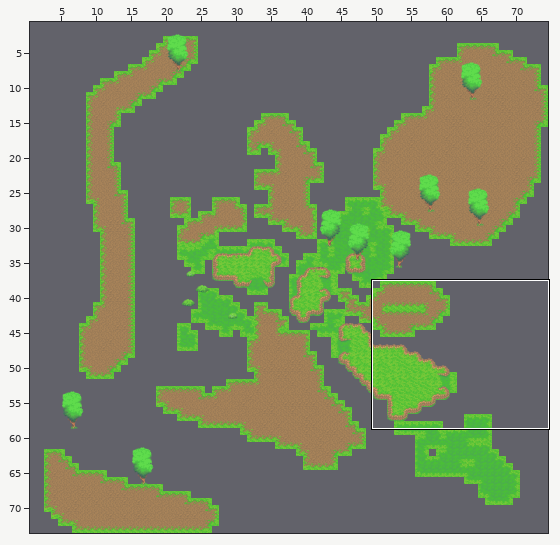
A Tiled map gets an edit: UnForest/Assets/sem título.tmx. Above, an overview of the earlier version with the close-up marked.
Close-up. First the earlier version:
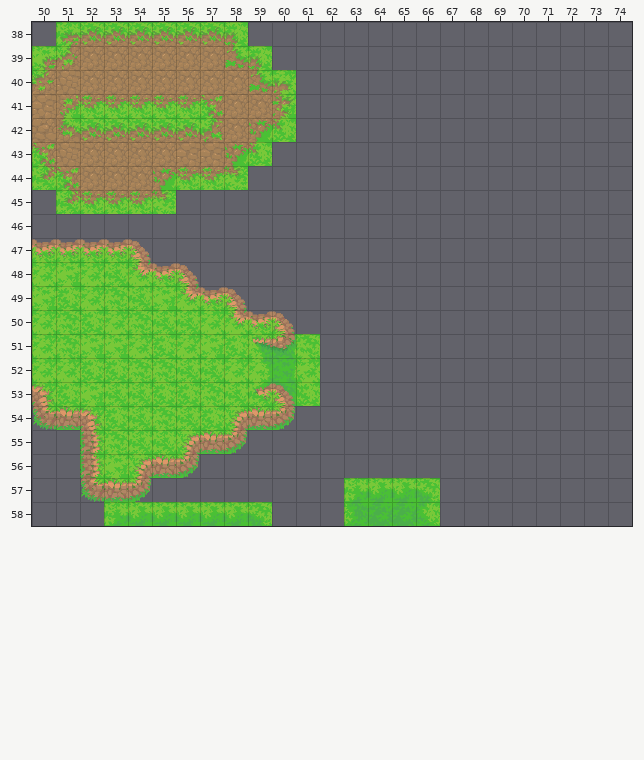
Cells are 32x32 px. Shown: x 50..74, y 38..58. The commit also changed other parts of the map, which this record leaves out. Not drawn, because the pictures are missing: unchanged layer "base grass".
After the commit:
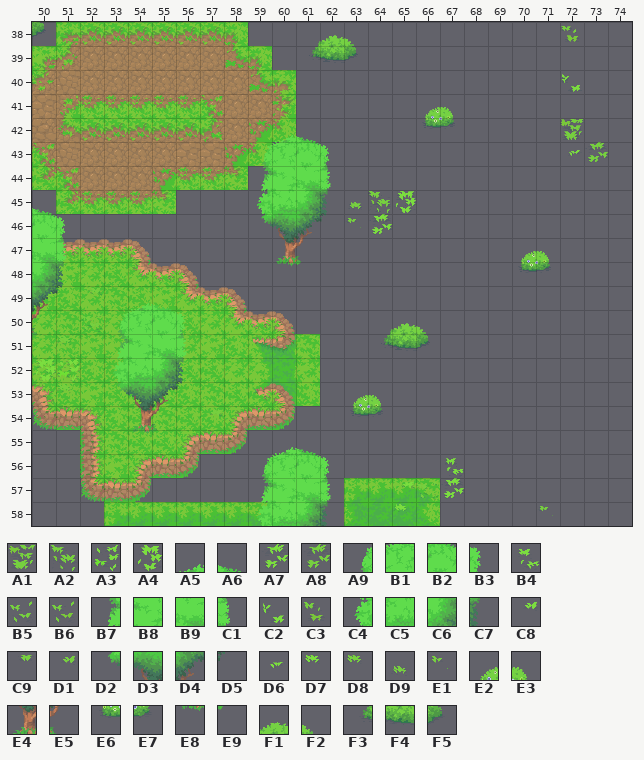
Key: from "Tilesets and props Demo": A1 226, A2 227, A3 246, A4 247, A5 269, A6 270, A7 273, A8 279, A9 294, B1 295, B2 296, B3 297, B4 298, B5 305, B6 307, B7 320, B8 321, B9 322, C1 323, C2 328, C3 332, C4 346, C5 347, C6 348, C7 349, C8 354, C9 357, D1 360, D2 372, D3 373, D4 374, D5 375, D6 376, D7 377, D8 383, D9 385, E1 386, E2 396, E3 397, E4 399, E5 400, E6 422, E7 423, E8 425, E9 426, F1 449, F2 450, F3 474, F4 475, F5 476.
__ is an empty cell.
Tiles of an added or newly shown layer are drawn over the layers below it.
What changed:
Layer "TRONCO ARVORE 1" (now shown):
y 38: x 50 __ -> F5; x 62..63 __ __ -> F1 F2; x 72 __ -> C3
y 39: x 61..63 __ __ __ -> F3 F4 F5
y 40: x 72 __ -> C2
y 41: x 66..67 __ __ -> E2 E3
y 42: x 66..67 __ __ -> E6 E7; x 72 __ -> A1
y 43: x 72..73 __ __ -> D6 A8
y 45: x 63..65 __ __ __ -> D9 A2 A4
y 46: x 63..64 __ __ -> E1 A7
y 47: x 60..61 __ __ -> E4 E5; x 70..71 __ __ -> E2 E3
y 48: x 60..61 __ __ -> E8 E9; x 70..71 __ __ -> E6 E7
y 49: x 52 __ -> C9
y 50: x 50 __ -> E5; x 52 __ -> B5; x 65..66 __ __ -> F1 F2
y 51: x 51 __ -> D8; x 64..66 __ __ __ -> F3 F4 F5
y 52: x 50..51 __ __ -> A4 A3
y 53: x 51 __ -> D8; x 63..64 __ __ -> E2 E3
y 54: x 54..55 __ __ -> E4 E5; x 57 __ -> D1; x 63..64 __ __ -> E6 E7
y 55: x 54 __ -> E8
y 56: x 67 __ -> B4
y 57: x 65..67 __ __ __ -> C8 B6 A7
y 58: x 65 __ -> D7; x 71 __ -> E1
Layer "COPA ARVORE 1" (now shown):
y 38: x 50 __ -> F5; x 62..63 __ __ -> F1 F2; x 72 __ -> C3
y 39: x 61..63 __ __ __ -> F3 F4 F5
y 40: x 72 __ -> C2
y 41: x 66..67 __ __ -> E2 E3
y 42: x 60..61 __ __ -> A5 A6; x 66..67 __ __ -> E6 E7; x 72 __ -> A1
y 43: x 59..62 __ __ __ __ -> A9 B1 B2 B3; x 72..73 __ __ -> D6 A8
y 44: x 59..62 __ __ __ __ -> B7 B8 B9 C1
y 45: x 50 __ -> A6; x 59..65 __ __ __ __ __ __ __ -> C4 C5 C6 C7 D9 A2 A4
y 46: x 50..51 __ __ -> B2 B3; x 59..64 __ __ __ __ __ __ -> D2 D3 D4 D5 E1 A7
y 47: x 50..51 __ __ -> B9 C1; x 70..71 __ __ -> E2 E3
y 48: x 50..51 __ __ -> C6 C7; x 70..71 __ __ -> E6 E7
y 49: x 50..52 __ __ __ -> D4 D5 C9; x 54..55 __ __ -> A5 A6
y 50: x 52..56 __ __ __ __ __ -> B5 A9 B1 B2 B3; x 65..66 __ __ -> F1 F2
y 51: x 51 __ -> D8; x 53..56 __ __ __ __ -> B7 B8 B9 C1; x 64..66 __ __ __ -> F3 F4 F5
y 52: x 50..51 __ __ -> A4 A3; x 53..56 __ __ __ __ -> C4 C5 C6 C7
y 53: x 51 __ -> D8; x 53..56 __ __ __ __ -> D2 D3 D4 D5; x 63..64 __ __ -> E2 E3
y 54: x 57 __ -> D1; x 63..64 __ __ -> E6 E7
y 55: x 60..61 __ __ -> A5 A6
y 56: x 59..62 __ __ __ __ -> A9 B1 B2 B3; x 67 __ -> B4
y 57: x 59..62 __ __ __ __ -> B7 B8 B9 C1; x 65..67 __ __ __ -> C8 B6 A7
y 58: x 59..62 __ __ __ __ -> C4 C5 C6 C7; x 65 __ -> D7; x 71 __ -> E1
